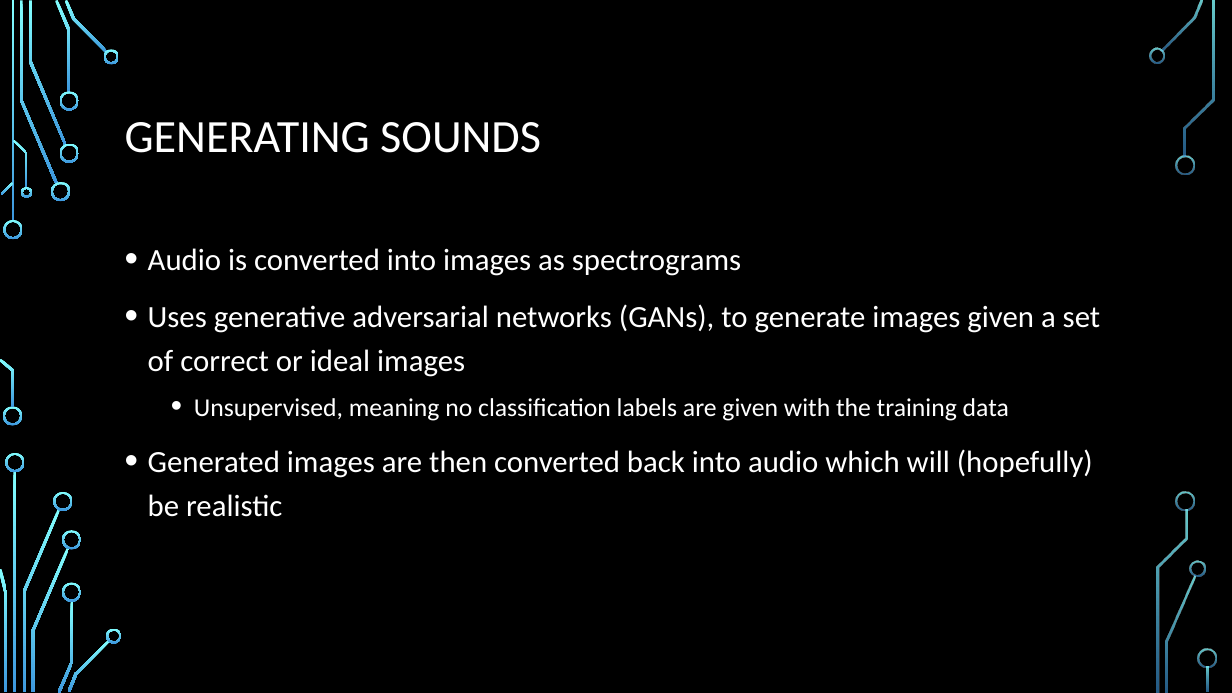
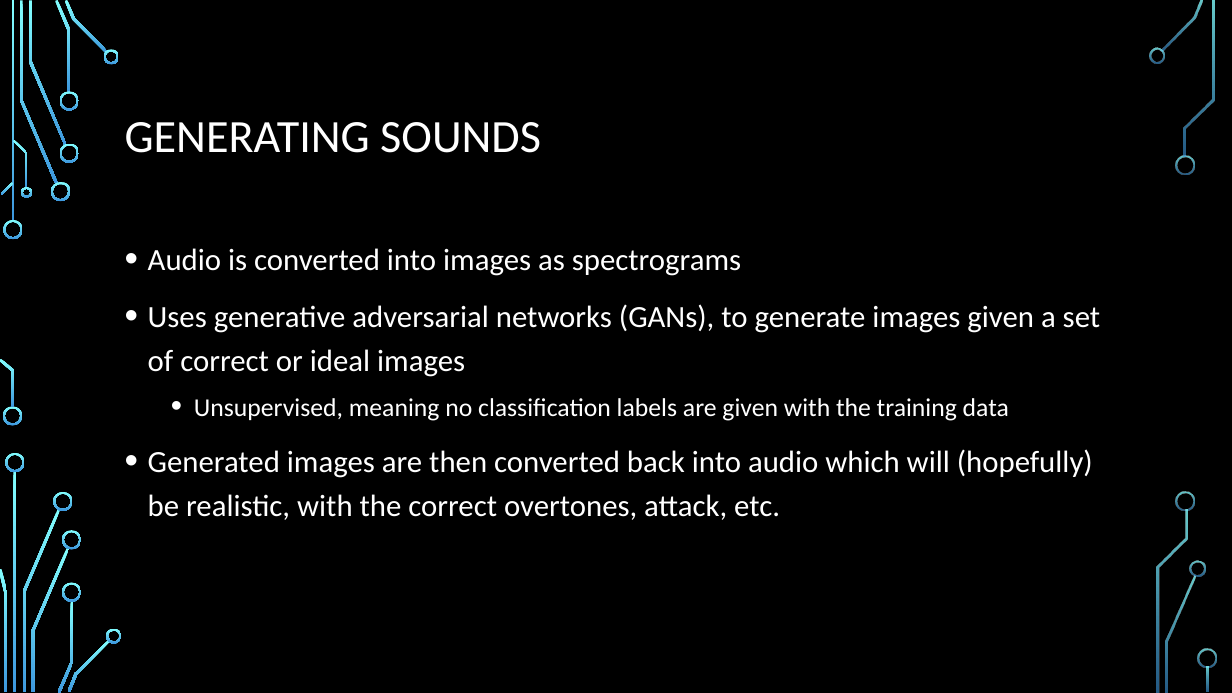
Before and after one commit to tinzh/machine-learning-tone-generation, a slide deck: slide 2 of preproposalPresentation.pptx. Drawn at 1232x693 pixels with LibreOffice and Linux fonts; fonts in the diff are those of the drawing; background and template pictures are left out. Boxes give left, top, right and bottom in pixels: in the first picture for what was removed or moved away, otherwise in the second. Text is boxed around its words. In the diff, an @@ line names an element or a change of style, - is before the commit and + after.

Commit message:
modified:   preproposalPresentation.pdf 	modified:   preproposalPresentation.pptx

```diff
--- a/preproposalPresentation.pptx
+++ b/preproposalPresentation.pptx
@@ text at (x1=148, y1=449, x2=1093, y2=520): text changed @@
-• Generated images are then converted back into audio which will (hopefully) be realistic
+• Generated images are then converted back into audio which will (hopefully) be realistic, with the correct overtones, attack, etc.
```
Also in this commit, not shown: 2 other files.
